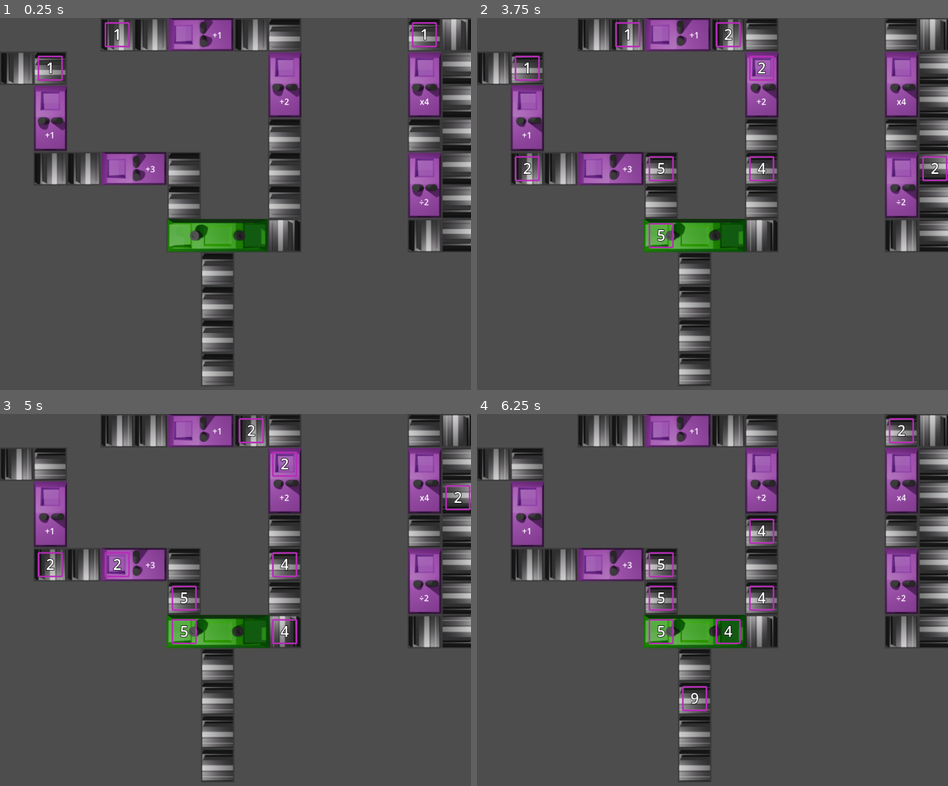
Above: before the commit, frames 1-4 (two rows, left to right).
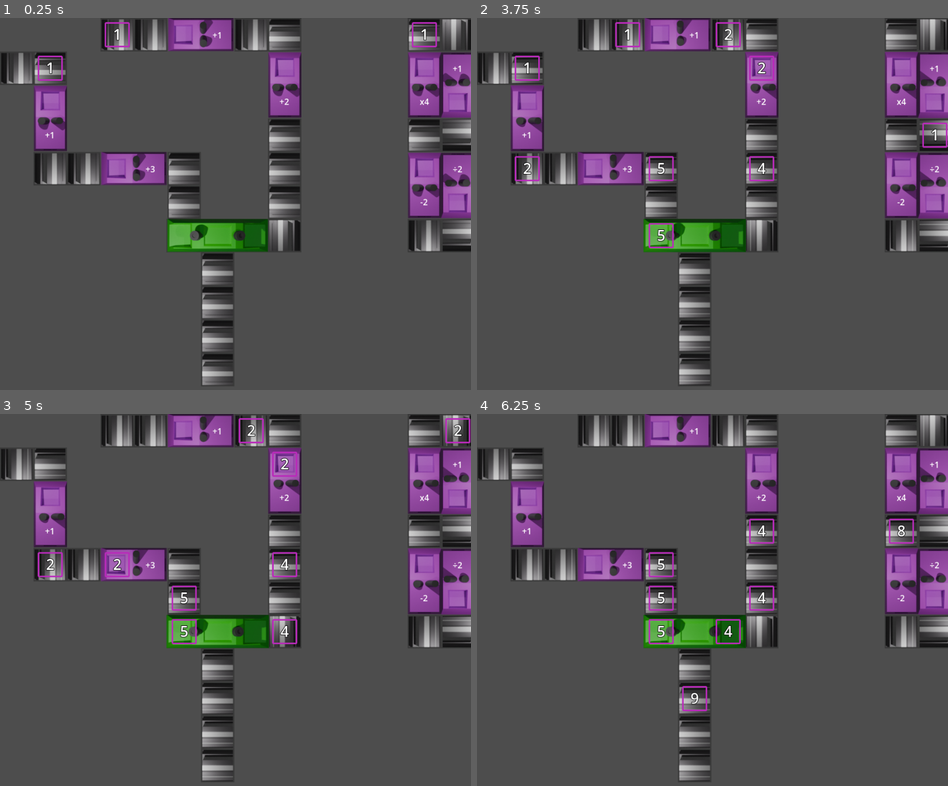
Above: after the commit, the same moments.

Repository: makreth/tiltedgjfeb
Game: Godot game, scene res://Scenes/jacobLevel.tscn
Two runs of this game, one before a commit and one after it. Both use one fixed random seed, a clock stepped at 60 frames per second and the inputs below. This scene is started directly instead of the project's main scene.
Inputs:
- Up to frame 1 (0.25 s): no input
- Up to frame 2 (3.75 s): no input
- Up to frame 3 (5 s): no input
- Up to frame 4 (6.25 s): no input

The runs differ from the first frame. In frame 1, 2.1% of the frame differs, in the area x 89-100%, y 9-54%; in frame 2, 2.2%; in frame 3, 2.2%; in frame 4, 2.4%, in the area x 87-100%, y 1-54%.

Commit message:
Feedback loop with + - * /

Diff:
--- a/Scenes/jacobLevel.tscn
+++ b/Scenes/jacobLevel.tscn
@@ -187,12 +187,6 @@
 position = Vector2(875, 32)
 facing = 3
 
-[node name="ConveyorBelt36" parent="." instance=ExtResource("1_gte75")]
-position = Vector2(875, 96)
-
-[node name="ConveyorBelt37" parent="." instance=ExtResource("1_gte75")]
-position = Vector2(875, 160)
-
 [node name="ConveyorBelt38" parent="." instance=ExtResource("1_gte75")]
 position = Vector2(875, 224)
 
@@ -213,23 +207,25 @@
 facing = 2
 
 [node name="EveryFixedMachine6" parent="." instance=ExtResource("5_wfl3t")]
-position = Vector2(811, 320)
+position = Vector2(875, 320)
 operation = 3
-facing = 2
 
 [node name="ConveyorBelt39" parent="." instance=ExtResource("1_gte75")]
 position = Vector2(811, 416)
 facing = 1
 
-[node name="ConveyorBelt40" parent="." instance=ExtResource("1_gte75")]
-position = Vector2(875, 288)
-
-[node name="ConveyorBelt41" parent="." instance=ExtResource("1_gte75")]
-position = Vector2(875, 352)
-
 [node name="ConveyorBelt42" parent="." instance=ExtResource("1_gte75")]
 position = Vector2(875, 416)
 
 [node name="ConveyorBelt33" parent="." instance=ExtResource("1_gte75")]
 position = Vector2(811, 224)
 facing = 2
+
+[node name="EveryFixedMachine7" parent="." instance=ExtResource("5_wfl3t")]
+position = Vector2(811, 320)
+operation = 1
+facing = 2
+
+[node name="EveryFixedMachine8" parent="." instance=ExtResource("5_wfl3t")]
+position = Vector2(875, 128)
+fixedValue = 1
